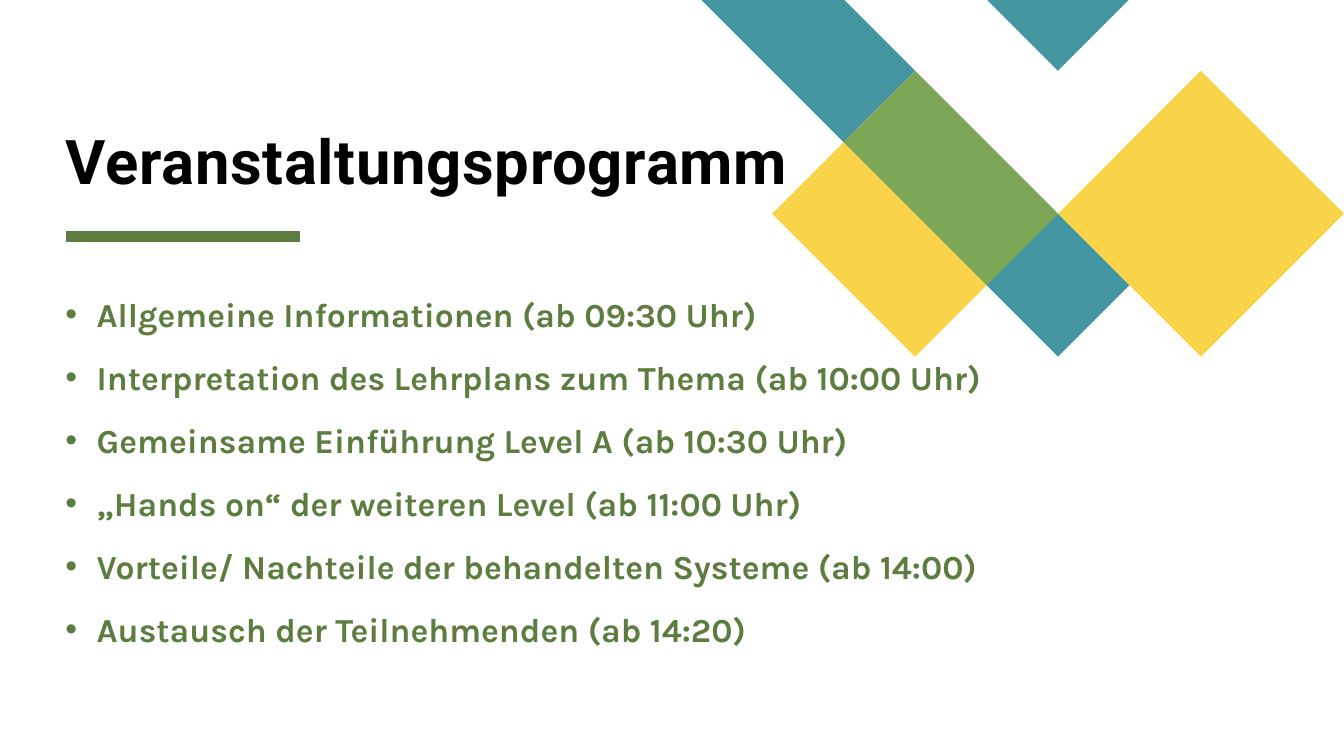
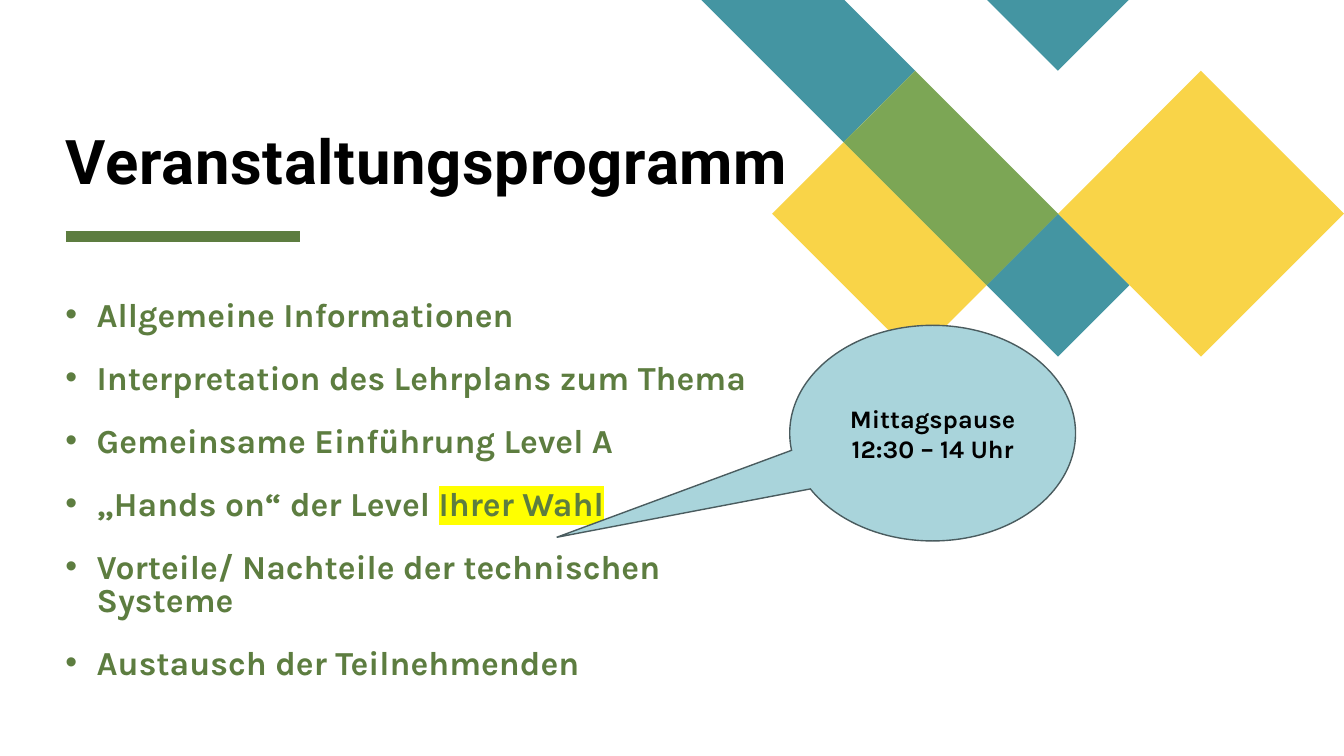
Before and after one commit to spaciva-Bauer/Fortbildungen, a slide deck: slide 2 of Praesentation/MB-Veranstaltung_Sprachmodelle_0.1.pptx. Drawn at 1344x756 pixels with LibreOffice and Linux fonts; fonts in the diff are those of the drawing. Boxes give left, top, right and bottom in pixels: in the first picture for what was removed or moved away, otherwise in the second. Text is boxed around its words. In the diff, an @@ line names an element or a change of style, - is before the commit and + after.

```diff
--- a/Praesentation/MB-Veranstaltung_Sprachmodelle_0.1.pptx
+++ b/Praesentation/MB-Veranstaltung_Sprachmodelle_0.1.pptx
@@ text at [97,303,746,676]: text changed @@
-• Allgemeine Informationen (ab 09:30 Uhr)
-• Interpretation des Lehrplans zum Thema (ab 10:00 Uhr)
-• Gemeinsame Einführung Level A (ab 10:30 Uhr)
-• „Hands on“ der weiteren Level (ab 11:00 Uhr)
-• Vorteile/ Nachteile der behandelten Systeme (ab 14:00)
-• Austausch der Teilnehmenden (ab 14:20)
+• Allgemeine Informationen
+• Interpretation des Lehrplans zum Thema
+• Gemeinsame Einführung Level A
+• „Hands on“ der Level Ihrer Wahl
+• Vorteile/ Nachteile der technischen Systeme
+• Austausch der Teilnehmenden
@@ speech bubble added at [790,326,1077,541], fill #A9D4DB, outline #4A5D60 1 pt, 18 pt, text #000000, bold @@
+Mittagspause
+12:30 – 14 Uhr
```
Also in this commit, not shown: 4 slides added, 1 slide removed.
